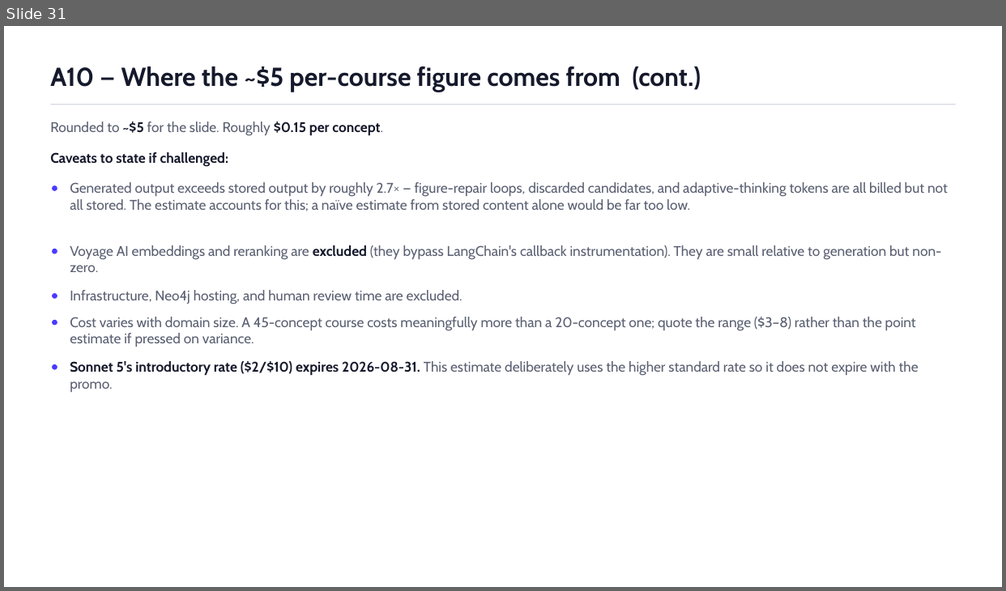
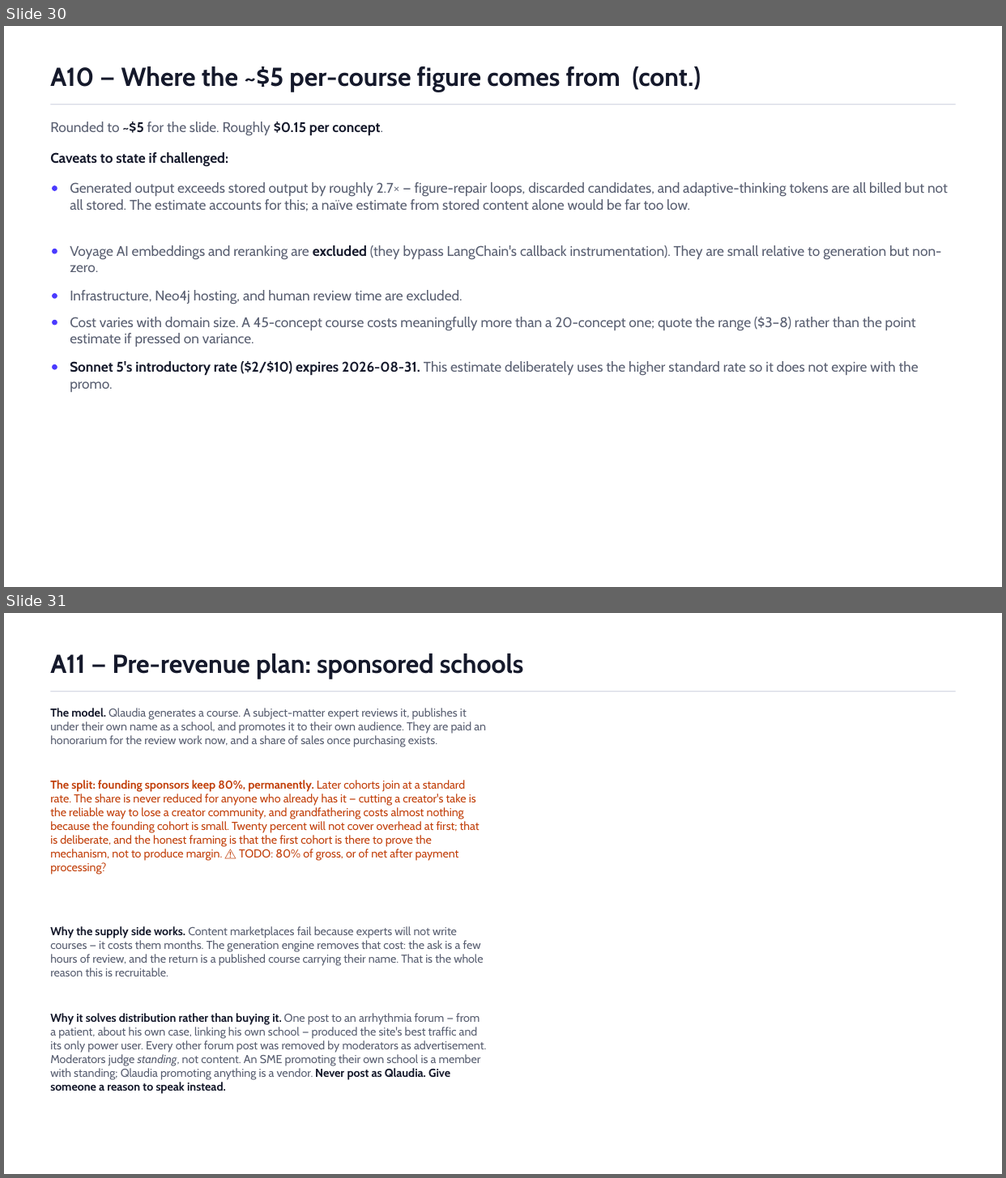
Before and after one commit to ChuckIrvine/qlaudia, a slide deck: pitch_deck/qlaudia_pitch_deck.pptx. Shown one above the other, each under a label of ours: slide 31 before the commit, slides 30 and 31 after it. The pictures are 1006x591 and 1006x1178 pixels, drawn with LibreOffice and Linux fonts; fonts in the diff are those of the drawing. Boxes give left, top, right and bottom in pixels: in the first picture for what was removed or moved away, otherwise in the second. Text is boxed around its words. In the diff, an @@ line names an element or a change of style, - is before the commit and + after.

```diff
--- a/pitch_deck/qlaudia_pitch_deck.pptx
+++ b/pitch_deck/qlaudia_pitch_deck.pptx
@@ slide 31 added at bbox=[4, 613, 1002, 1174], background #FFFFFF @@
@@ text added at bbox=[50, 653, 524, 679], 25 pt, text #15192B, bold @@
+A11 — Pre-revenue plan: sponsored schools
@@ rectangle added at bbox=[50, 691, 956, 692], fill #D8DBE6 @@
@@ text added at bbox=[50, 708, 486, 747], 11.1 pt, text #5A6072 @@
+The model. Qlaudia generates a course. A subject-matter expert reviews it, publishes it under their own name as a school, and promotes it to their own audience. They are paid an honorarium for the review work now, and a share of sales once purchasing exists.
@@ text added at bbox=[50, 780, 479, 875], 11.1 pt, text #C2410C @@
+The split: founding sponsors keep 80%, permanently. Later cohorts join at a standard rate. The share is never reduced for anyone who already has it — cutting a creator's take is the reliable way to lose a creator community, and grandfathering costs almost nothing because the founding cohort is small. Twenty percent will not cover overhead at first; that is deliberate, and the honest framing is that the first cohort is there to prove the mechanism, not to produce margin. ⚠️ TODO: 80% of gross, or of net after payment processing?
@@ text added at bbox=[50, 926, 483, 977], 11.1 pt, text #5A6072 @@
+Why the supply side works. Content marketplaces fail because experts will not write courses — it costs them months. The generation engine removes that cost: the ask is a few hours of review, and the return is a published course carrying their name. That is the whole reason this is recruitable.
@@ text added at bbox=[50, 1013, 486, 1094], 11.1 pt, text #5A6072 @@
+Why it solves distribution rather than buying it. One post to an arrhythmia forum — from a patient, about his own case, linking his own school — produced the site's best traffic and its only power user. Every other forum post was removed by moderators as advertisement. Moderators judge standing, not content. An SME promoting their own school is a member with standing; Qlaudia promoting anything is a vendor. Never post as Qlaudia. Give someone a reason to speak instead.
@@ what was slide 31 is now slide 30 @@
```
Also in this commit, not shown: 9 slides changed, 4 other slides added, 6 slides removed, 2 other files.
